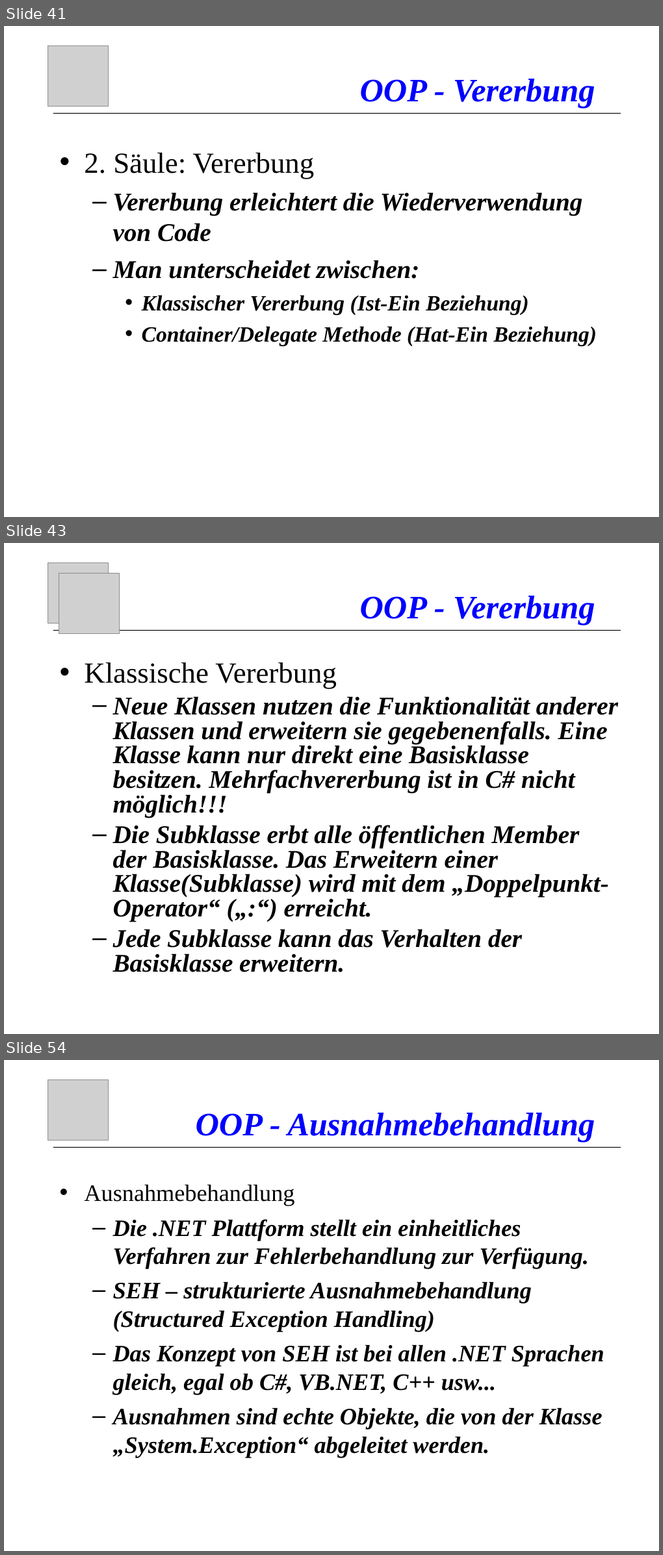
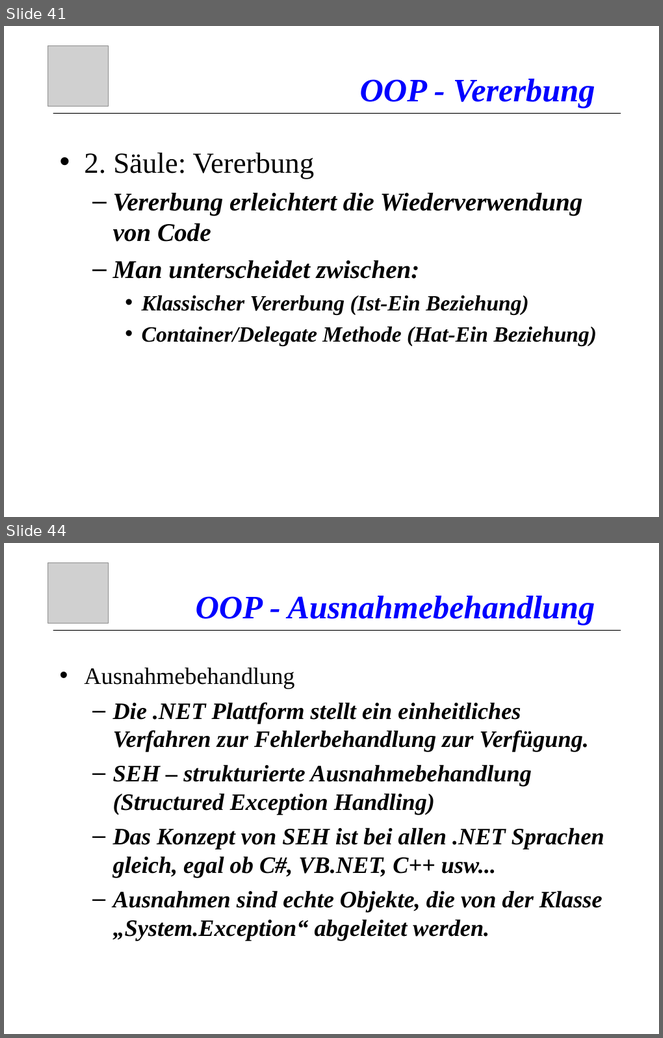
Before and after one commit to atillakati/fit_omicron_atilla, a slide deck: doc/C#_Kurs_en.ppt. Shown one above the other, each under a label of ours: slides 41, 43 and 54 before the commit, slides 41 and 44 after it; the slides between them are not shown. The pictures are 663x1555 and 663x1038 pixels, drawn with LibreOffice and Linux fonts; fonts in the diff are those of the drawing; grey boxes stand for pictures. Boxes give left, top, right and bottom in pixels: in the first picture for what was removed or moved away, otherwise in the second. Text is boxed around its words. In the diff, an @@ line names an element or a change of style, - is before the commit and + after.

```diff
--- a/doc/C#_Kurs_en.ppt
+++ b/doc/C#_Kurs_en.ppt
@@ slide 43 removed at bbox=[4, 543, 659, 1034], background #FFFFFF @@
@@ picture removed at bbox=[48, 563, 108, 623] @@
@@ picture removed at bbox=[59, 574, 119, 634] @@
@@ title removed at bbox=[360, 596, 595, 626] @@
-OOP - Vererbung
@@ line removed from (53, 630) to (622, 630) @@
@@ text removed at bbox=[84, 663, 618, 973] @@
-• Klassische Vererbung
-  – Neue Klassen nutzen die Funktionalität anderer Klassen und erweitern sie gegebenenfalls. Eine Klasse kann nur direkt eine Basisklasse besitzen. Mehrfachvererbung ist in C# nicht möglich!!!
-  – Die Subklasse erbt alle öffentlichen Member der Basisklasse. Das Erweitern einer Klasse(Subklasse) wird mit dem „Doppelpunkt-Operator“ („:“) erreicht.
-  – Jede Subklasse kann das Verhalten der Basisklasse erweitern.
@@ what was slide 54 is now slide 44 @@
```
Also in this commit, not shown: 2 slides changed, 1 slide added, 10 other slides removed, 3 other files.
